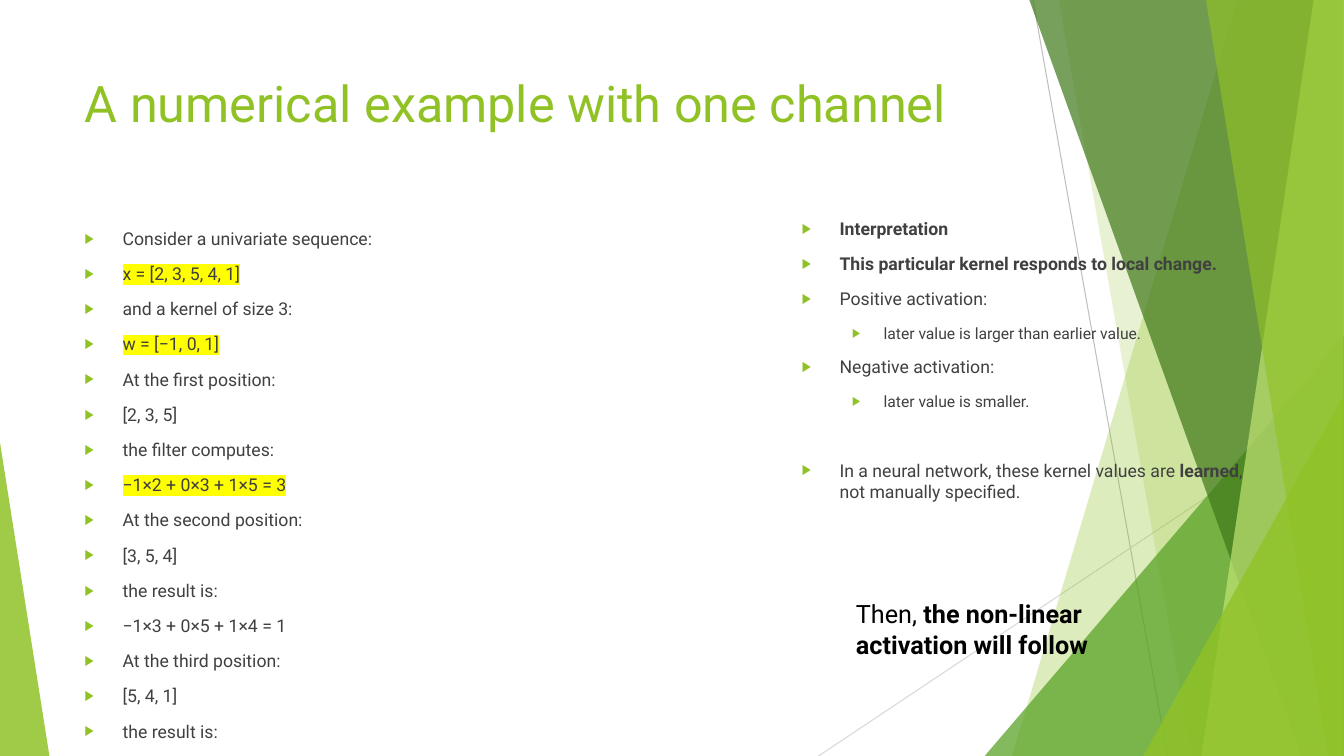
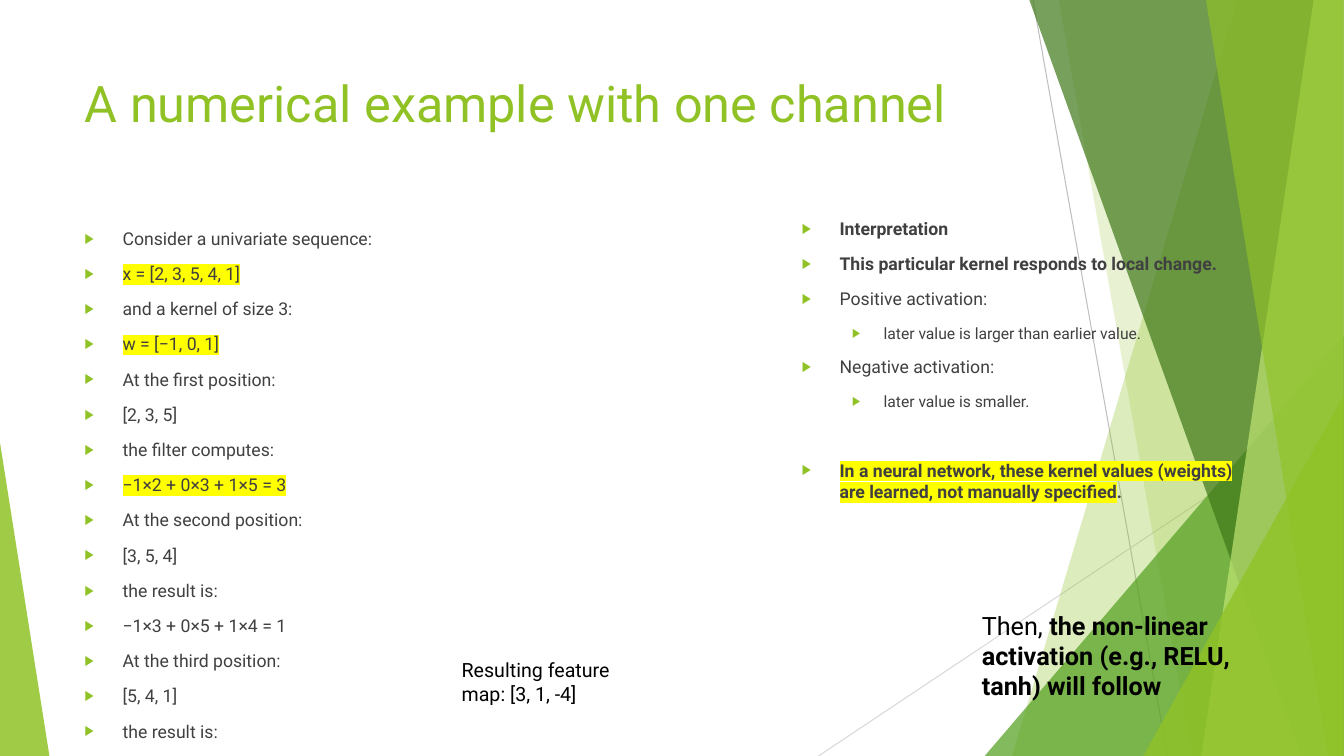
Before and after one commit to FranzGH/timeseries, a slide deck: slide 22 of Slides/05 CNNs.pptx. Drawn at 1344x756 pixels with LibreOffice and Linux fonts; fonts in the diff are those of the drawing. Boxes give left, top, right and bottom in pixels: in the first picture for what was removed or moved away, otherwise in the second. Text is boxed around its words. In the diff, an @@ line names an element or a change of style, - is before the commit and + after.

```diff
--- a/Slides/05 CNNs.pptx
+++ b/Slides/05 CNNs.pptx
@@ text at (x1=840, y1=461, x2=1233, y2=503): text changed; bold on @@
-▶ In a neural network, these kernel values are learned, not manually specified.
+▶ In a neural network, these kernel values (weights) are learned, not manually specified.
@@ text at (x1=982, y1=612, x2=1229, y2=701): text changed @@
-Then, the non-linear activation will follow
+Then, the non-linear activation (e.g., RELU, tanh) will follow
@@ text added at (x1=462, y1=662, x2=610, y2=705), 14 pt, text #000000 @@
+Resulting feature map: [3, 1, -4]
```
Also in this commit, not shown: 26 other slides changed, 1 slide removed, 4 other files.
